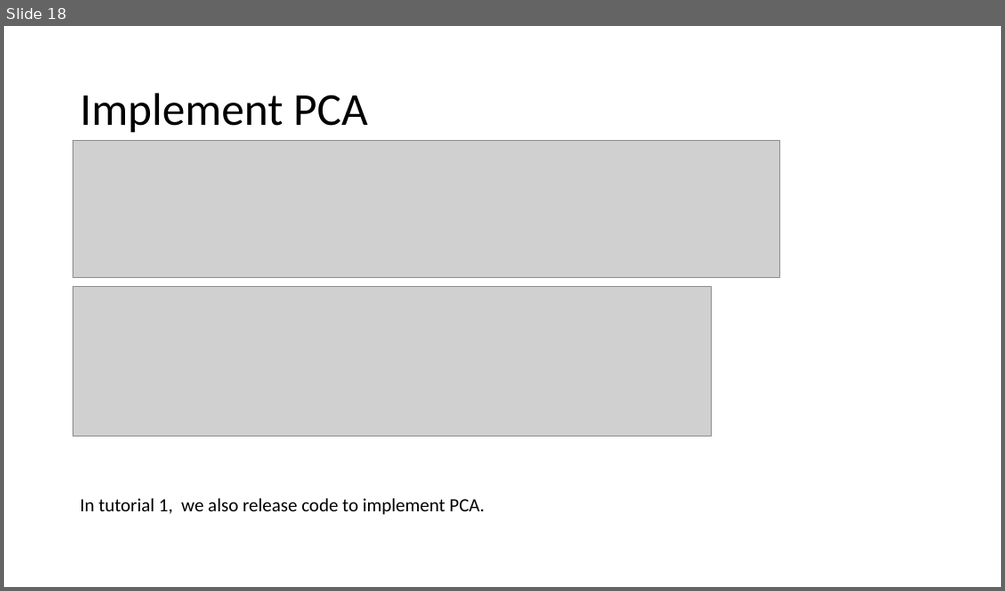
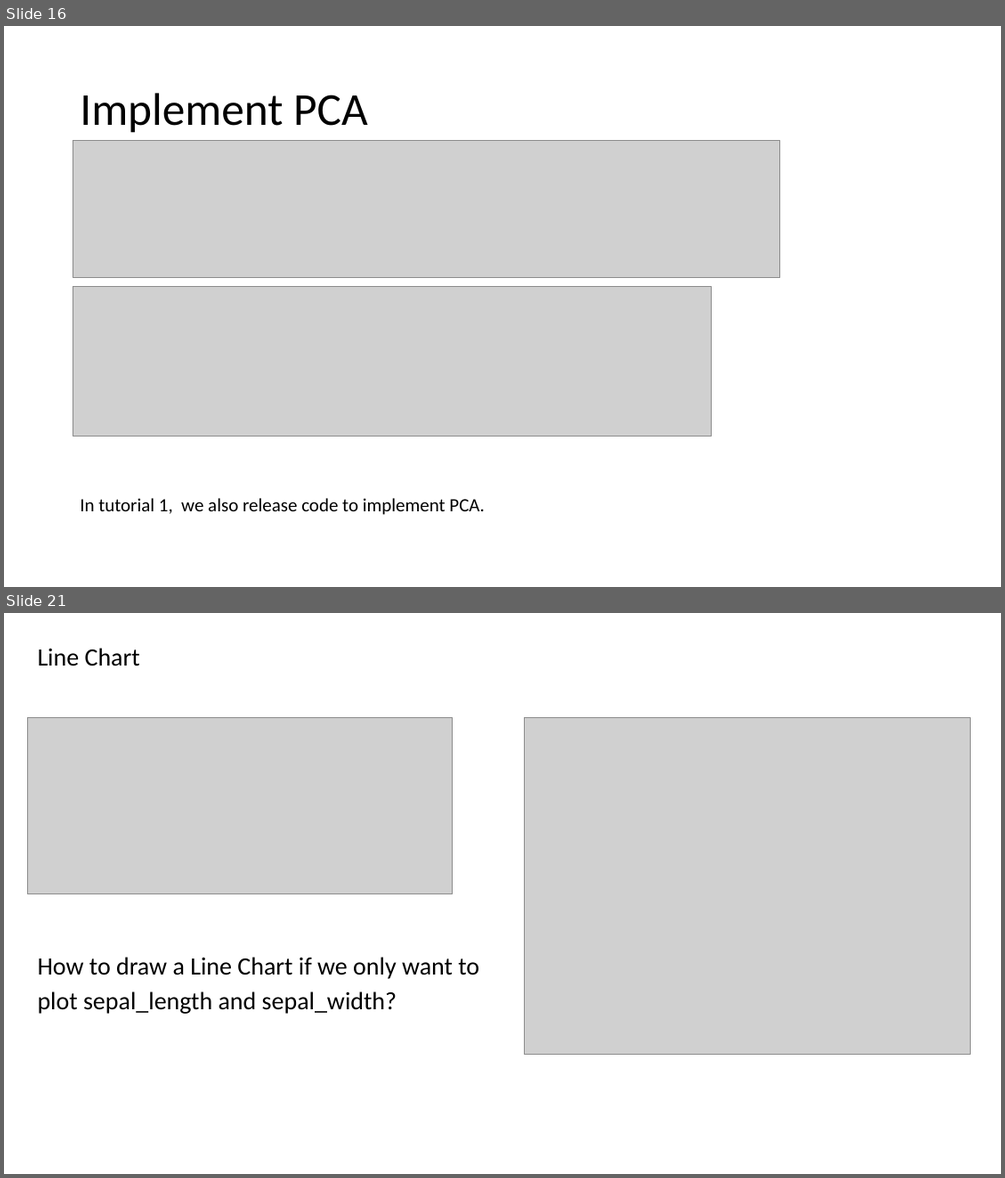
Before and after one commit to jiaxinxie97/COMP4331, a slide deck: tut3/tut3.pptx. Shown one above the other, each under a label of ours: slide 18 before the commit, slides 16 and 21 after it; the slides between them are not shown. The pictures are 1005x591 and 1005x1178 pixels, drawn with LibreOffice and Linux fonts; fonts in the diff are those of the drawing; grey boxes stand for pictures. Boxes give left, top, right and bottom in pixels: in the first picture for what was removed or moved away, otherwise in the second. Text is boxed around its words. In the diff, an @@ line names an element or a change of style, - is before the commit and + after.

```diff
--- a/tut3/tut3.pptx
+++ b/tut3/tut3.pptx
@@ slide 21 added at box(4, 613, 1001, 1174), background #FFFFFF @@
@@ title added at box(38, 648, 140, 666), 24 pt, text #000000 @@
+Line Chart
@@ picture added at box(27, 718, 452, 893) @@
@@ picture added at box(525, 718, 971, 1054) @@
@@ text added at box(38, 957, 479, 1013), 24 pt, text #000000 @@
+How to draw a Line Chart if we only want to plot sepal_length and sepal_width?
@@ what was slide 18 is now slide 16 @@
```
Also in this commit, not shown: 2 slides changed, 5 other slides added, 2 slides removed, 6 other files.
